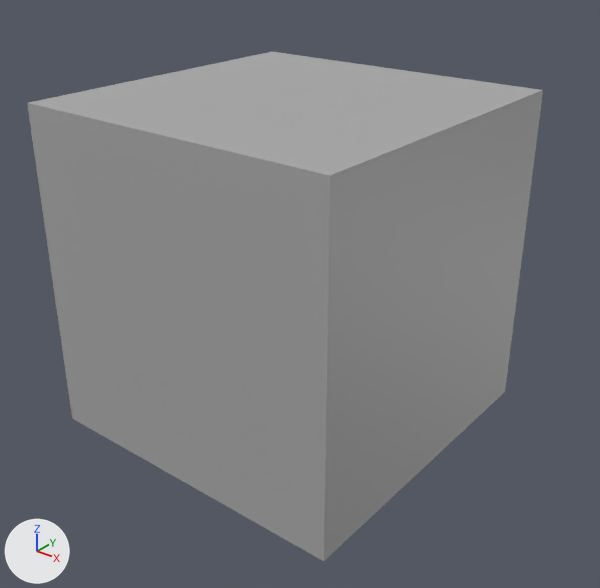
What one commit did to the FBX model Assets/Models/Skybox/Skybox_Base.fbx.
Camera for both pictures: a camera (50 mm lens) standing at (54.4, -82.3, 50.5) and looking at (-11.0, -0.7, -0.1). The lights are fixed; the arrows at lower left show +X, +Y and +Z. Where no turn or scale is listed for an object, it has been applied to the vertices.

The scene before the commit, as lines of its bpy script (objects in view):
```python
me_mesh = bpy.data.meshes.new('Mesh')
me_mesh.from_pydata(...)  # a box spanning x -23.3..23.3, y -23.3..23.3, z -23.3..23.3
me_mesh.materials.append(mat_standardsurface1)  # grey #aaaaaa
ob_pcube14 = bpy.data.objects.new('pCube14', me_mesh)
ob_pcube14.location = (-12.6, 0.0, 3.7)
```
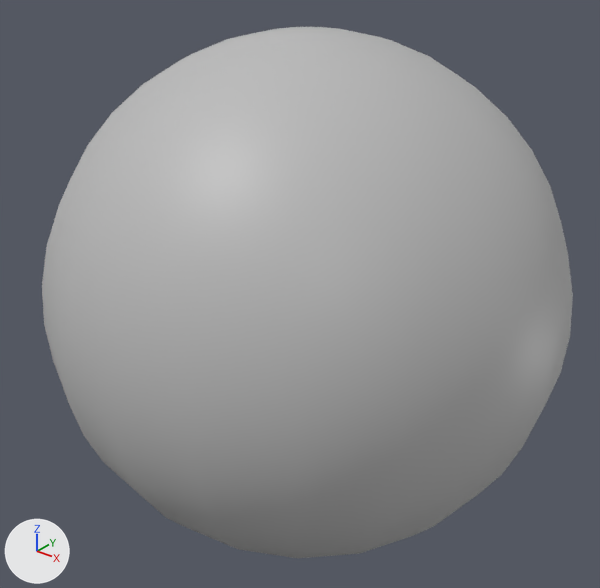
Diff of the bpy script that builds the scene:
```diff
--- a/Assets/Models/Skybox/Skybox_Base.fbx.py
+++ b/Assets/Models/Skybox/Skybox_Base.fbx.py
@@ mat_skybox @@
+mat_skybox = principled_material('Skybox')
+mat_skybox.base_color = (0.5, 0.5, 0.5)  # grey #bcbcbc
@@ me_mesh @@
 # used by ob_pcube14; location = (-12.6, 0.0, 3.7)
-me_mesh.from_pydata(...)  # 8 vertices, 6 faces; spans x -23.3..23.3, y -23.3..23.3, z -23.3..23.3
-me_mesh.materials.append(mat_standardsurface1)  # grey #aaaaaa
+me_mesh.from_pydata(...)  # 382 vertices, 400 faces; spans x -35.3..35.3, y -35.3..35.3, z -35.3..35.3
+# me_mesh part 1: 8 vertices removed from x -23.3..23.3, y -23.3..23.3, z -23.3..23.3; 382 vertices added at x -35.3..35.3, y -35.3..35.3, z -35.3..35.3, forming a UV sphere (20 segments, 20 rings, poles along z)
+me_mesh.materials.append(mat_skybox)  # grey #bcbcbc
@@ ob_pcube14 @@
 ob_pcube14 = bpy.data.objects.new('pCube14', me_mesh)
-ob_pcube14.location = (-12.6, 0.0, 3.7)
+ob_pcube14.location = (-10.3, 0.0, 0.0)
```

Boxes (x1, y1, x2, y2) around the edits, measured in the pictures (600 x 588 px):
'pCube14', reshaped, moved
    before: (27, 52, 543, 561)
    after: (42, 27, 573, 558)
